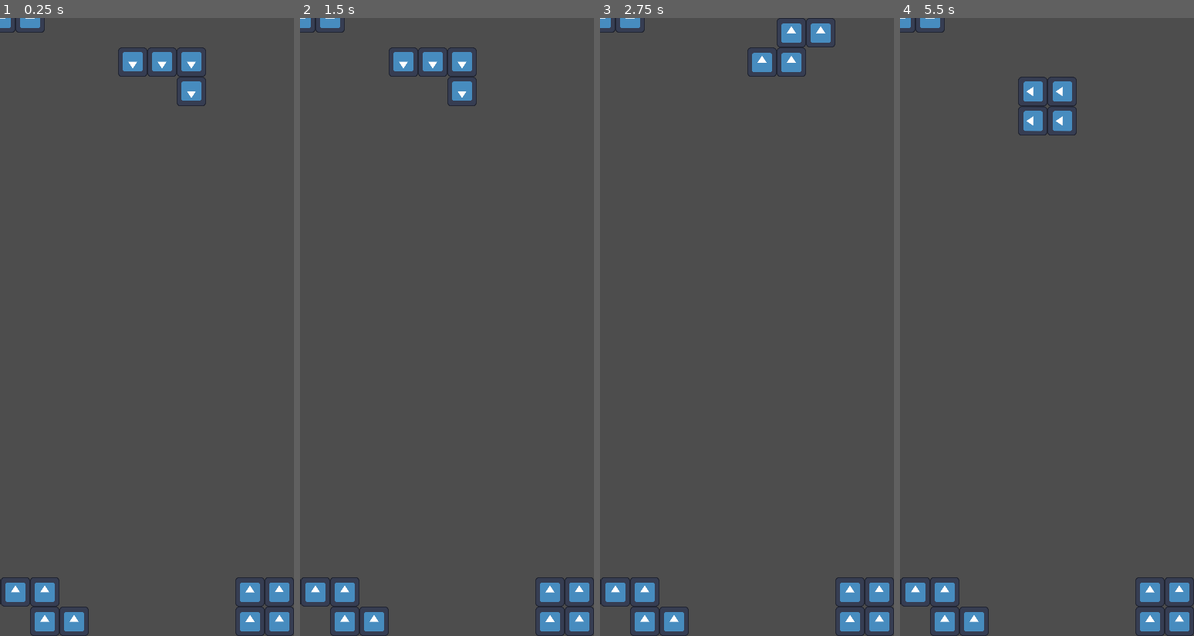
Above: before the commit, frames 1-4 (left to right).
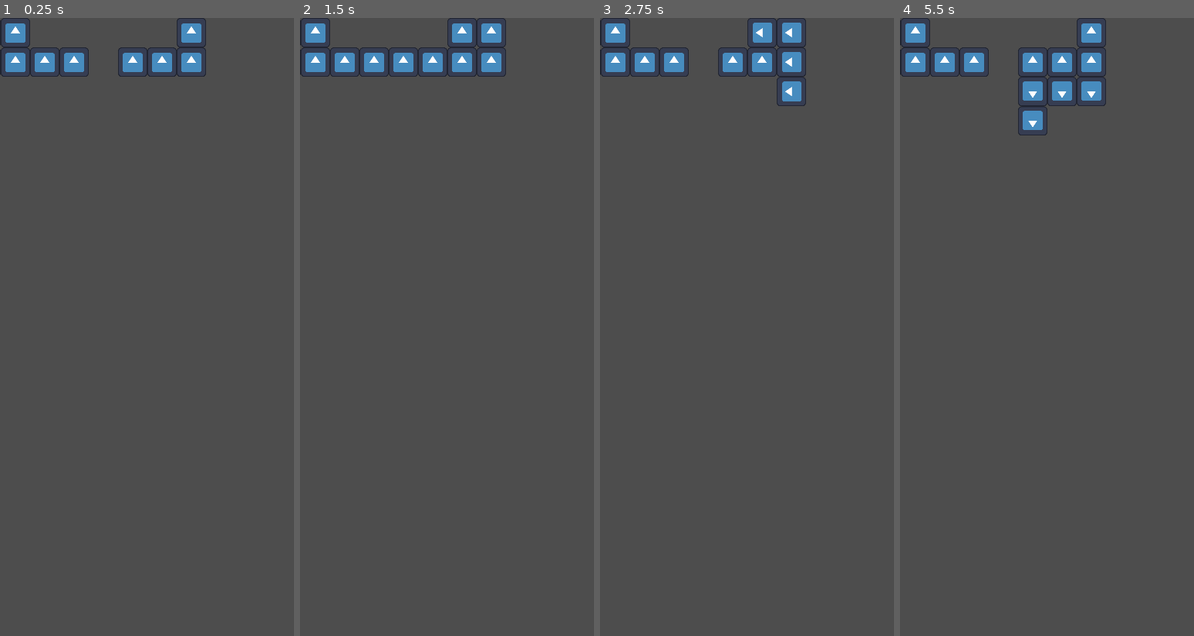
Above: after the commit, the same moments.

Repository: kolulu23/godot4-rc1-test-tetris
Game: Godot game, scene res://Main.tscn
Same seed, same stepped clock (60 frames per second), same inputs: the game is played once before the commit and once after it. The engine's default icon, where the game draws it, is replaced by a stand-in: a white triangle on a blue panel in a dark square.
Inputs:
- Up to frame 1 (0.25 s): no input
- Up to frame 2 (1.5 s): tap Enter at 0.5 s; hold Right (tetro_move_right) 0.53-1.28 s; hold Z (tetro_rotate_ccw) 0.53-1.28 s; tap R (restart) at 1.25 s; hold Left (tetro_move_left) from 1.28 s (still down); tap Space (tetro_hard_drop) at 1.35 s
- Up to frame 3 (2.75 s): tap Z (tetro_rotate_ccw) at 1.55, 2.3 s; tap R (restart) at 2 s; release Left (tetro_move_left) at 2.03 s; hold Right (tetro_move_right) from 2.03 s (still down); hold Shift (tetro_hold) from 2.03 s (still down)
- Up to frame 4 (5.5 s): tap R (restart) at 2.75, 3.5, 4.25 s; release Shift (tetro_hold) at 2.78 s; tap Z (tetro_rotate_ccw) at 2.85, 3.8, 4.55 s; release Right (tetro_move_right) at 3.53 s; hold Up (tetro_rotate_cw) 3.53-4.28 s; hold Left (tetro_move_left) from 3.53 s (still down); tap Down (tetro_soft_drop) at 4.35 s; hold Z (tetro_rotate_ccw) from 5.03 s (still down)

The runs differ from the first frame. In frame 1, 4.0% of the frame differs, in the area x 0-100%, y 0-100%; in frame 2, 4.5%; in frame 3, 4.4%; in frame 4, 5.0%.
Error after the commit: Parse Error: Expected type specifier after "is". (res://script/CellManager.gd:37)

Commit message:
Introduce cells grid

Diff:
--- a/Arena.tscn
+++ b/Arena.tscn
@@ -1,16 +1,19 @@
-[gd_scene load_steps=3 format=3 uid="uid://donqc4orcxhap"]
+[gd_scene load_steps=4 format=3 uid="uid://donqc4orcxhap"]
 
 [ext_resource type="Script" path="res://script/Arena.gd" id="1_6esqv"]
 [ext_resource type="Script" path="res://script/TetrominoSpawner.gd" id="2_wctml"]
+[ext_resource type="Script" path="res://script/CellManager.gd" id="3_hgwo3"]
 
 [node name="Arena" type="Node2D"]
 script = ExtResource("1_6esqv")
 
 [node name="TetrominoSpawner" type="Node" parent="."]
 script = ExtResource("2_wctml")
-first_bag_fixed = false
 
 [node name="TetrominoDropTimer" type="Timer" parent="."]
 autostart = true
 
+[node name="CellManager" type="Node2D" parent="."]
+script = ExtResource("3_hgwo3")
+
 [connection signal="timeout" from="TetrominoDropTimer" to="." method="_on_tetromino_drop_timer_timeout"]
--- a/Main.tscn
+++ b/Main.tscn
@@ -1,77 +1,150 @@
-[gd_scene load_steps=10 format=3 uid="uid://b70cc7lyewvwe"]
+[gd_scene load_steps=5 format=3 uid="uid://b70cc7lyewvwe"]
 
 [ext_resource type="Script" path="res://Main.gd" id="1_12dns"]
 [ext_resource type="PackedScene" uid="uid://donqc4orcxhap" path="res://Arena.tscn" id="1_ayx2w"]
-[ext_resource type="PackedScene" uid="uid://dcdy63dck6n2" path="res://Tetromino/Tetro_J.tscn" id="2_teuu3"]
-[ext_resource type="PackedScene" uid="uid://4wurou4fownx" path="res://Tetromino/Tetro_I.tscn" id="3_665uj"]
 [ext_resource type="PackedScene" uid="uid://y128s5yc2uu6" path="res://Tetromino/Tetro_L.tscn" id="4_faa5r"]
-[ext_resource type="PackedScene" uid="uid://bof38ow2gicrj" path="res://Tetromino/Tetro_T.tscn" id="6_eylgd"]
-[ext_resource type="PackedScene" uid="uid://clhb2lw417nlc" path="res://Tetromino/Tetro_S.tscn" id="7_jatj3"]
-[ext_resource type="PackedScene" uid="uid://ditsn0wlbviwr" path="res://Tetromino/Tetro_O.tscn" id="8_sjns1"]
-[ext_resource type="PackedScene" uid="uid://du1f0y1xqbk11" path="res://Tetromino/Tetro_Z.tscn" id="9_baeib"]
+[ext_resource type="PackedScene" uid="uid://dcdy63dck6n2" path="res://Tetromino/Tetro_J.tscn" id="4_ml6h1"]
 
 [node name="Main" type="Node"]
 script = ExtResource("1_12dns")
 
 [node name="Arena" parent="." instance=ExtResource("1_ayx2w")]
 
-[node name="Markers" type="Node" parent="."]
+[node name="Tetro_L" parent="Arena" instance=ExtResource("4_faa5r")]
+position = Vector2(72, 72)
 
-[node name="Marker2D" type="Marker2D" parent="Markers"]
-position = Vector2(48, 0)
-gizmo_extents = 1280.0
+[node name="Tetro_J" parent="Arena" instance=ExtResource("4_ml6h1")]
+position = Vector2(264, 72)
 
-[node name="Marker2D2" type="Marker2D" parent="Markers"]
-position = Vector2(96, 0)
-gizmo_extents = 1280.0
+[node name="x" type="Control" parent="."]
+layout_mode = 3
+anchors_preset = 0
+offset_left = 240.0
+offset_top = -24.0
+offset_right = 280.0
+offset_bottom = 16.0
 
-[node name="Marker2D3" type="Marker2D" parent="Markers"]
-position = Vector2(144, 0)
-gizmo_extents = 1280.0
+[node name="Label" type="Label" parent="x"]
+layout_mode = 0
+offset_left = -240.0
+offset_right = -216.0
+offset_bottom = 26.0
+text = "0"
 
-[node name="Marker2D4" type="Marker2D" parent="Markers"]
-position = Vector2(192, 0)
-gizmo_extents = 1280.0
+[node name="Label2" type="Label" parent="x"]
+layout_mode = 0
+offset_left = -192.0
+offset_right = -152.0
+offset_bottom = 26.0
+text = "1"
 
-[node name="Marker2D5" type="Marker2D" parent="Markers"]
-position = Vector2(240, 0)
-gizmo_extents = 1280.0
+[node name="Label3" type="Label" parent="x"]
+layout_mode = 0
+offset_left = -144.0
+offset_right = -104.0
+offset_bottom = 26.0
+text = "2"
 
-[node name="Marker2D6" type="Marker2D" parent="Markers"]
-position = Vector2(288, 0)
-gizmo_extents = 1280.0
+[node name="Label4" type="Label" parent="x"]
+layout_mode = 0
+offset_left = -96.0
+offset_right = -56.0
+offset_bottom = 26.0
+text = "3"
 
-[node name="Marker2D7" type="Marker2D" parent="Markers"]
-position = Vector2(336, 0)
-gizmo_extents = 1280.0
+[node name="Label5" type="Label" parent="x"]
+layout_mode = 0
+offset_left = -48.0
+offset_right = -8.0
+offset_bottom = 26.0
+text = "4"
 
-[node name="Marker2D8" type="Marker2D" parent="Markers"]
-position = Vector2(384, 0)
-gizmo_extents = 1280.0
+[node name="Label6" type="Label" parent="x"]
+layout_mode = 0
+offset_right = 40.0
+offset_bottom = 26.0
+text = "5"
 
-[node name="Marker2D9" type="Marker2D" parent="Markers"]
-position = Vector2(432, 0)
-gizmo_extents = 1280.0
+[node name="Label7" type="Label" parent="x"]
+layout_mode = 0
+offset_left = 48.0
+offset_right = 88.0
+offset_bottom = 26.0
+text = "6"
 
-[node name="Marker2D10" type="Marker2D" parent="Markers"]
-position = Vector2(480, 0)
-gizmo_extents = 1280.0
+[node name="Label8" type="Label" parent="x"]
+layout_mode = 0
+offset_left = 96.0
+offset_right = 136.0
+offset_bottom = 26.0
+text = "7"
 
-[node name="Samples" type="Node" parent="."]
+[node name="Label9" type="Label" parent="x"]
+layout_mode = 0
+offset_left = 144.0
+offset_right = 184.0
+offset_bottom = 26.0
+text = "8"
 
-[node name="Tetro_J" parent="Samples" instance=ExtResource("2_teuu3")]
+[node name="Label10" type="Label" parent="x"]
+layout_mode = 0
+offset_left = 192.0
+offset_right = 232.0
+offset_bottom = 26.0
+text = "9"
 
-[node name="Tetro_I" parent="Samples" instance=ExtResource("3_665uj")]
+[node name="y" type="Control" parent="."]
+layout_mode = 3
+anchors_preset = 0
+offset_left = 240.0
+offset_top = -24.0
+offset_right = 280.0
+offset_bottom = 16.0
 
-[node name="Tetro_L" parent="Samples" instance=ExtResource("4_faa5r")]
+[node name="Label" type="Label" parent="y"]
+layout_mode = 0
+offset_left = -264.0
+offset_top = 24.0
+offset_right = -240.0
+offset_bottom = 50.0
+text = "0"
 
-[node name="Tetro_T" parent="Samples" instance=ExtResource("6_eylgd")]
+[node name="Label2" type="Label" parent="y"]
+layout_mode = 0
+offset_left = -264.0
+offset_top = 72.0
+offset_right = -240.0
+offset_bottom = 98.0
+text = "1"
 
-[node name="Tetro_S" parent="Samples" instance=ExtResource("7_jatj3")]
+[node name="Label3" type="Label" parent="y"]
+layout_mode = 0
+offset_left = -264.0
+offset_top = 120.0
+offset_right = -240.0
+offset_bottom = 146.0
+text = "2"
 
-[node name="Tetro_O" parent="Samples" instance=ExtResource("8_sjns1")]
-position = Vector2(432, 960)
-rotation = -0.000688876
+[node name="Label4" type="Label" parent="y"]
+layout_mode = 0
+offset_left = -264.0
+offset_top = 168.0
+offset_right = -240.0
+offset_bottom = 194.0
+text = "3"
 
-[node name="TetroZ" parent="Samples" instance=ExtResource("9_baeib")]
-position = Vector2(72, 984)
+[node name="Label5" type="Label" parent="y"]
+layout_mode = 0
+offset_left = -264.0
+offset_top = 216.0
+offset_right = -240.0
+offset_bottom = 242.0
+text = "4"
+
+[node name="Label6" type="Label" parent="y"]
+layout_mode = 0
+offset_left = -264.0
+offset_top = 264.0
+offset_right = -240.0
+offset_bottom = 290.0
+text = "5"
--- a/script/Arena.gd
+++ b/script/Arena.gd
@@ -2,9 +2,6 @@
 
 ## Current active tetromino, could be null if it was not spawned in time
 var active_tetromino: Tetromino
-
-## One dimension array for our 20 * 10 cells arena
-var arena_cells: Array[TetroBlock]
 
 signal locked_down(tetro: Tetromino)
 
@@ -17,6 +14,7 @@
 # Called when the node enters the scene tree for the first time.
 func _ready():
 	# randomize()
+	self.setup_cell_manager()
 	self.setup_active_tetromino()
 
 
@@ -77,17 +75,33 @@
 	active_tetromino.rotate_ccw()
 
 
+func setup_cell_manager():
+	$CellManager.cell_width = ARENA_WIDTH
+	$CellManager.cell_height = ARENA_HEIGHT
+	$CellManager.cells.resize(ARENA_WIDTH * ARENA_HEIGHT)
+	$CellManager.cells.fill(null)
+
+
 ## Setup active_tetromino
-## First spawn a random tetromino, then rotate it randomly, then put it to a designated spawn point
+## First spawn a random tetromino, then put it to a designated spawn point
 func setup_active_tetromino():
 	active_tetromino = $TetrominoSpawner.spawn_random()
 	self.add_child(active_tetromino)
-	for i in randi() % 3:
-		active_tetromino.rotate_cw()
+
 	var spawn_position = $TetrominoSpawner.get_spawn_position_for(active_tetromino, ARENA_WIDTH)
 	active_tetromino.position = spawn_position
+
+	for block in active_tetromino.get_children():
+		## This is actually block_position_relative_to_arena
+		var block_position = active_tetromino.position + block.position
+		var cell_position = $CellManager.get_cell_position(block_position)
+		print(block, block_position, cell_position)
+		$CellManager.set_cell(cell_position.x, cell_position.y, block)
+
 	print("[1]Spawn ", active_tetromino)
 
 
 func _on_tetromino_drop_timer_timeout():
-	active_tetromino.move_down()
+	# TODO Debug
+	# active_tetromino.move_down()
+	pass
--- /dev/null
+++ b/script/CellManager.gd
@@ -0,0 +1,39 @@
+extends Node2D
+class_name CellManager
+
+## One dimension array for our [code]cell_width * cell_height[/code] cells
+var cells: Array[TetroBlock]
+var cell_width: int
+var cell_height: int
+
+
+func get_cell_idx(x: int, y: int) -> int:
+	return y * cell_width + x
+
+
+func get_cell(x: int, y: int) -> TetroBlock:
+	var idx = self.get_cell_idx(x, y)
+	return self.cells[idx]
+
+
+func set_cell(x: int, y: int, cell: TetroBlock) -> void:
+	var idx = self.get_cell_idx(x, y)
+	self.cells[idx] = cell
+
+
+## Get cell position in (x, y) of given pixel position of a single cell
+## Sicne we only store TetroBlock in our cells, and TetroBlock is a square with centered sprites,
+## we can get its cells position if it moves by block size.
+## [code]pixel_position[/code] is the relative position from a block to the playing area, not the tetromino.
+func get_cell_position(pixel_position: Vector2) -> Vector2i:
+	var x: int = floori(pixel_position.x / TetroBlock.BLOCK_SIZE)
+	var y: int = floori(pixel_position.y / TetroBlock.BLOCK_SIZE)
+	return Vector2i(x, y)
+
+
+func clear_cell() -> void:
+	for i in range(0, self.cells.size()):
+		var block = self.cells.pop_back()
+		if block is null:
+			continue
+		block.queue_free()
